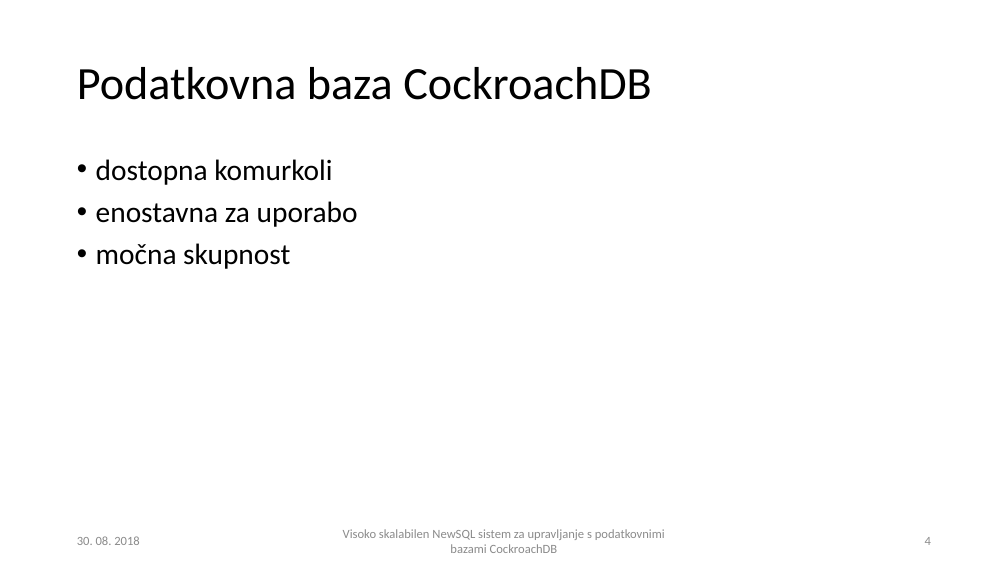
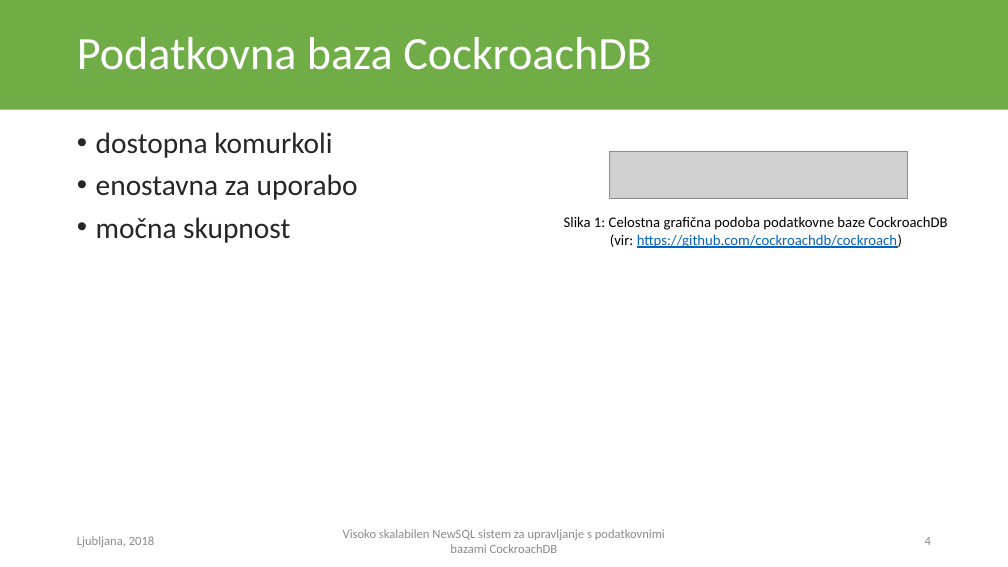
Before and after one commit to arruw/diploma-latex, a slide deck: slide 4 of resources/presentation.pptx. Drawn at 1008x567 pixels with LibreOffice and Linux fonts; fonts in the diff are those of the drawing; grey boxes stand for pictures. Boxes give left, top, right and bottom in pixels: in the first picture for what was removed or moved away, otherwise in the second. Text is boxed around its words. In the diff, an @@ line names an element or a change of style, - is before the commit and + after.

```diff
--- a/resources/presentation.pptx
+++ b/resources/presentation.pptx
@@ rectangle added at (0,0,1008,110), fill #70AD47 @@
@@ title "Podatkovna baza CockroachDB": place and size @@
-title "Podatkovna baza CockroachDB" at (77,67,652,100)
+title "Podatkovna baza CockroachDB" at (77,37,652,70)
@@ title "Podatkovna baza CockroachDB" at (77,37,652,70): text colour #000000 to #FFFFFF @@
@@ text "dostopna komurkoli": place and size @@
-text "dostopna komurkoli" at (96,159,358,269)
+text "dostopna komurkoli" at (96,132,358,243)
@@ text "dostopna komurkoli" at (96,132,358,243): text colour #000000 to #262626 @@
@@ picture added at (609,151,908,198) @@
@@ text added at (564,216,947,248), 14 pt, text #000000 @@
+Slika 1: Celostna grafična podoba podatkovne baze CockroachDB
+(vir: https://github.com/cockroachdb/cockroach)
@@ text at (77,536,155,547): text changed @@
-30. 08. 2018
+Ljubljana, 2018
```
Also in this commit, not shown: 11 other slides changed, 3 slides added, 7 other files.
